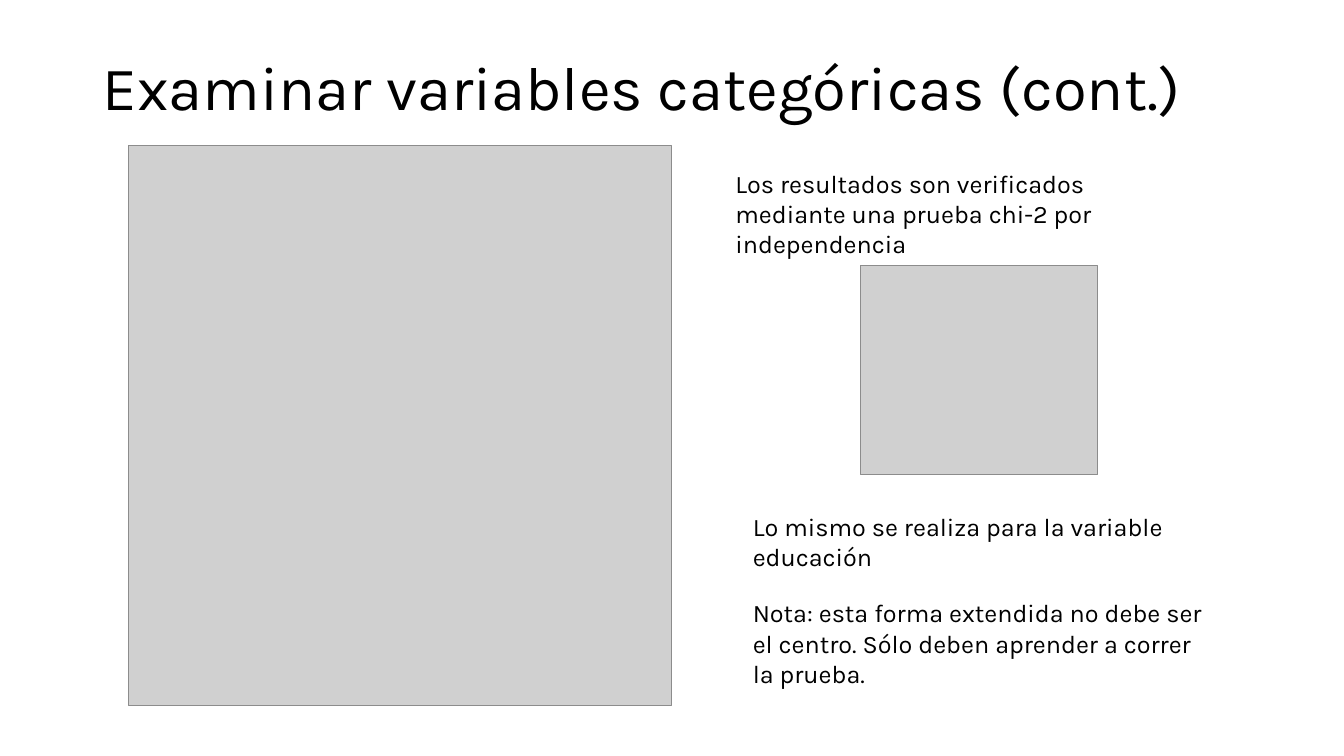
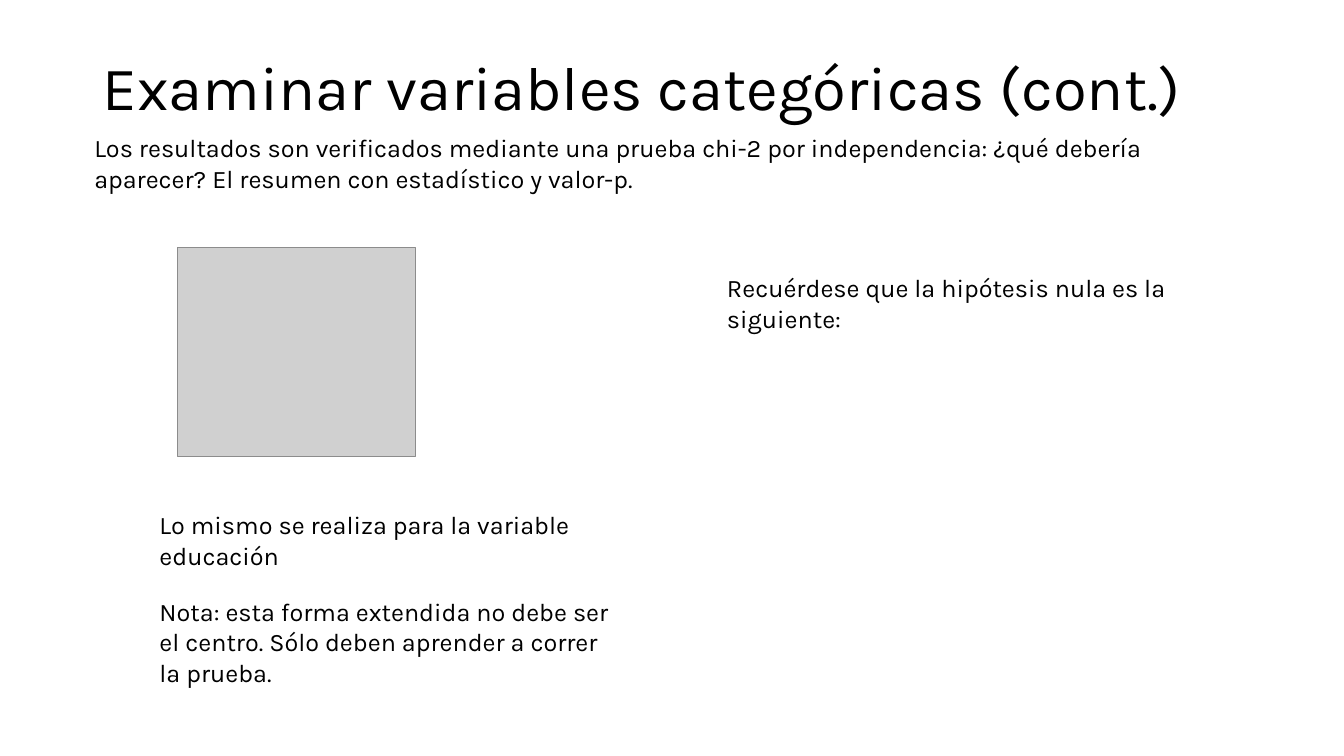
Before and after one commit to sergiobarona03/Curso_EDA_2024_I, a slide deck: slide 10 of Módulos/Módulo 3/Boceto/Boceto.pptx. Drawn at 1344x756 pixels with LibreOffice and Linux fonts; fonts in the diff are those of the drawing; grey boxes stand for pictures. Boxes give left, top, right and bottom in pixels: in the first picture for what was removed or moved away, otherwise in the second. Text is boxed around its words. In the diff, an @@ line names an element or a change of style, - is before the commit and + after.

```diff
--- a/Módulos/Módulo 3/Boceto/Boceto.pptx
+++ b/Módulos/Módulo 3/Boceto/Boceto.pptx
@@ text at (94, 138, 1141, 194): text changed @@
-Los resultados son verificados mediante una prueba chi-2 por independencia
+Los resultados son verificados mediante una prueba chi-2 por independencia: ¿qué debería aparecer? El resumen con estadístico y valor-p.
@@ picture removed at (128, 146, 671, 706) @@
@@ picture: place and size @@
-picture at (861, 266, 1098, 475)
+picture at (177, 247, 414, 456)
@@ text added at (727, 278, 1165, 334), 18 pt, text #000000 @@
+Recuérdese que la hipótesis nula es la siguiente:
@@ text "Lo mismo se realiza para ...": place and size @@
-text "Lo mismo se realiza para ..." at (753, 518, 1163, 567)
+text "Lo mismo se realiza para ..." at (159, 516, 569, 566)
@@ text "Nota: esta forma extendida no ...": place and size @@
-text "Nota: esta forma extendida no ..." at (753, 604, 1201, 689)
+text "Nota: esta forma extendida no ..." at (159, 603, 608, 688)
```
Also in this commit, not shown: 5 other files.
